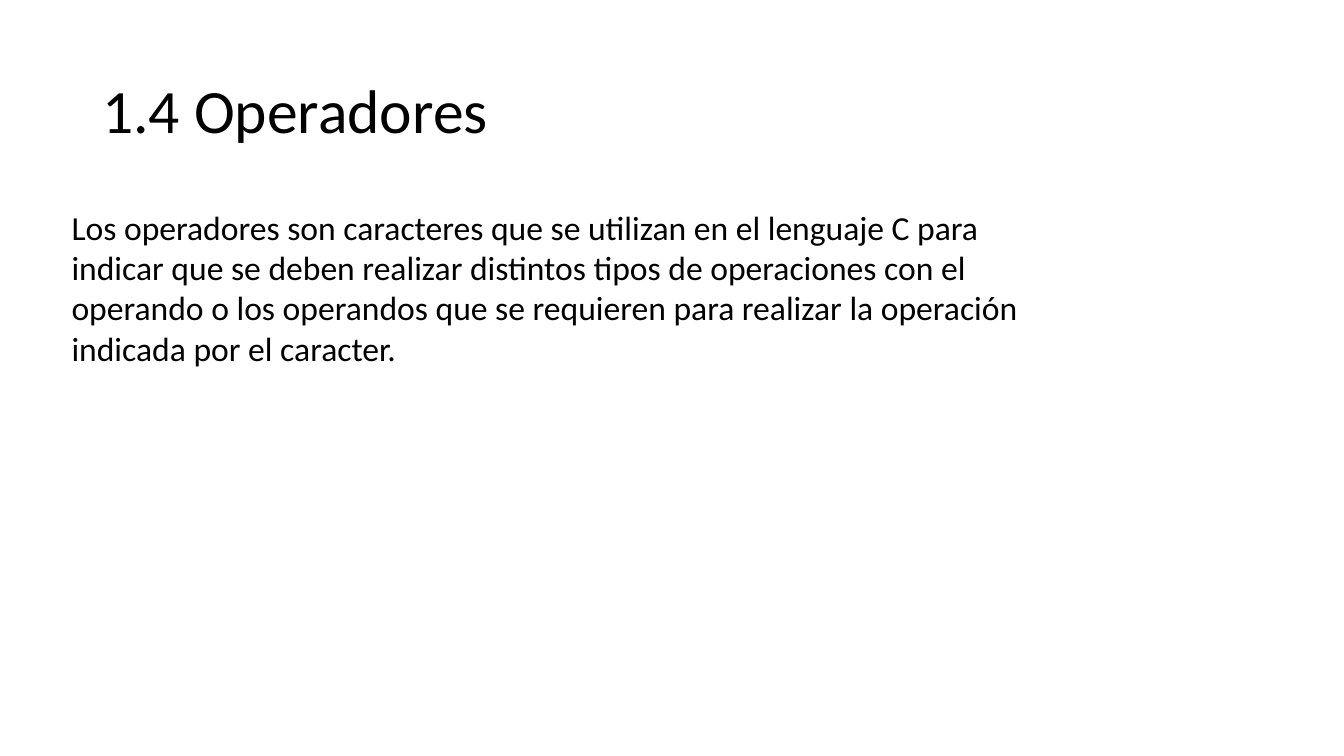
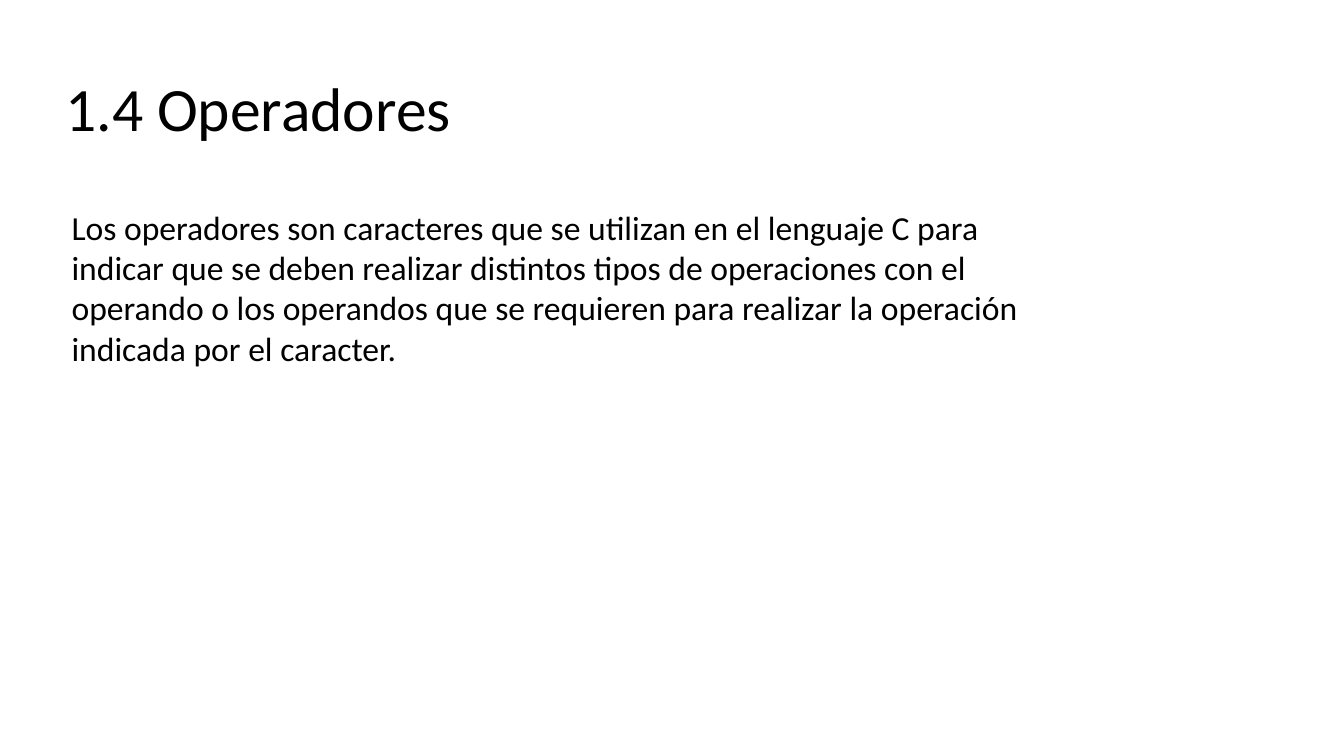
Before and after one commit to programacionestructurada/2021-2, a slide deck: slide 54 of U1_Introduccion_a_la_programacion/Unidad_01_Introduccion_a_la_programacion_2.pptx. Drawn at 1344x756 pixels with LibreOffice and Linux fonts; fonts in the diff are those of the drawing. Boxes give left, top, right and bottom in pixels: in the first picture for what was removed or moved away, otherwise in the second. Text is boxed around its words. In the diff, an @@ line names an element or a change of style, - is before the commit and + after.

```diff
--- a/U1_Introduccion_a_la_programacion/Unidad_01_Introduccion_a_la_programacion_2.pptx
+++ b/U1_Introduccion_a_la_programacion/Unidad_01_Introduccion_a_la_programacion_2.pptx
@@ text "1.4 Operadores": place and size @@
-text "1.4 Operadores" at [102,90,488,143]
+text "1.4 Operadores" at [65,88,451,141]
```
Also in this commit, not shown: 18 other slides changed, 1 slide added, 1 slide removed.
